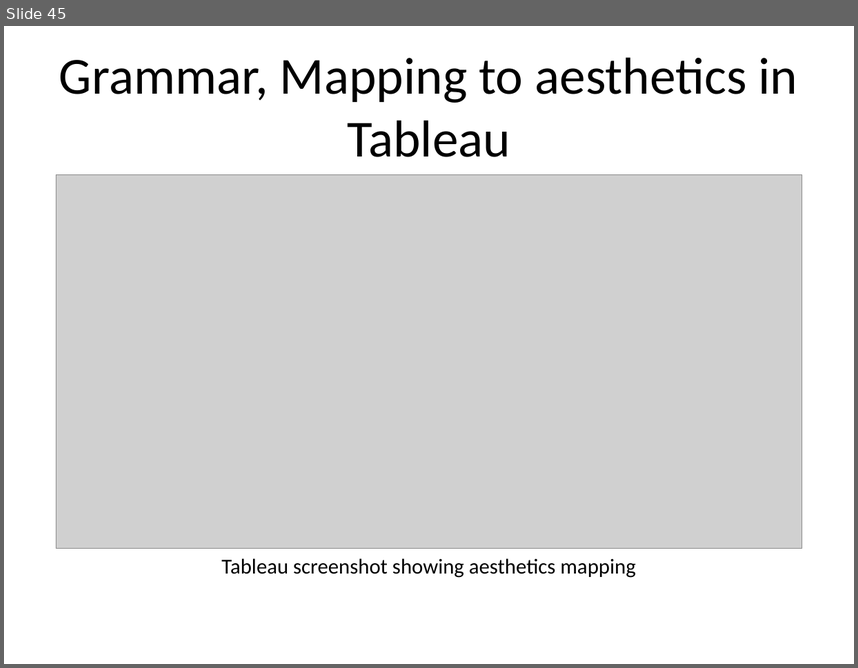
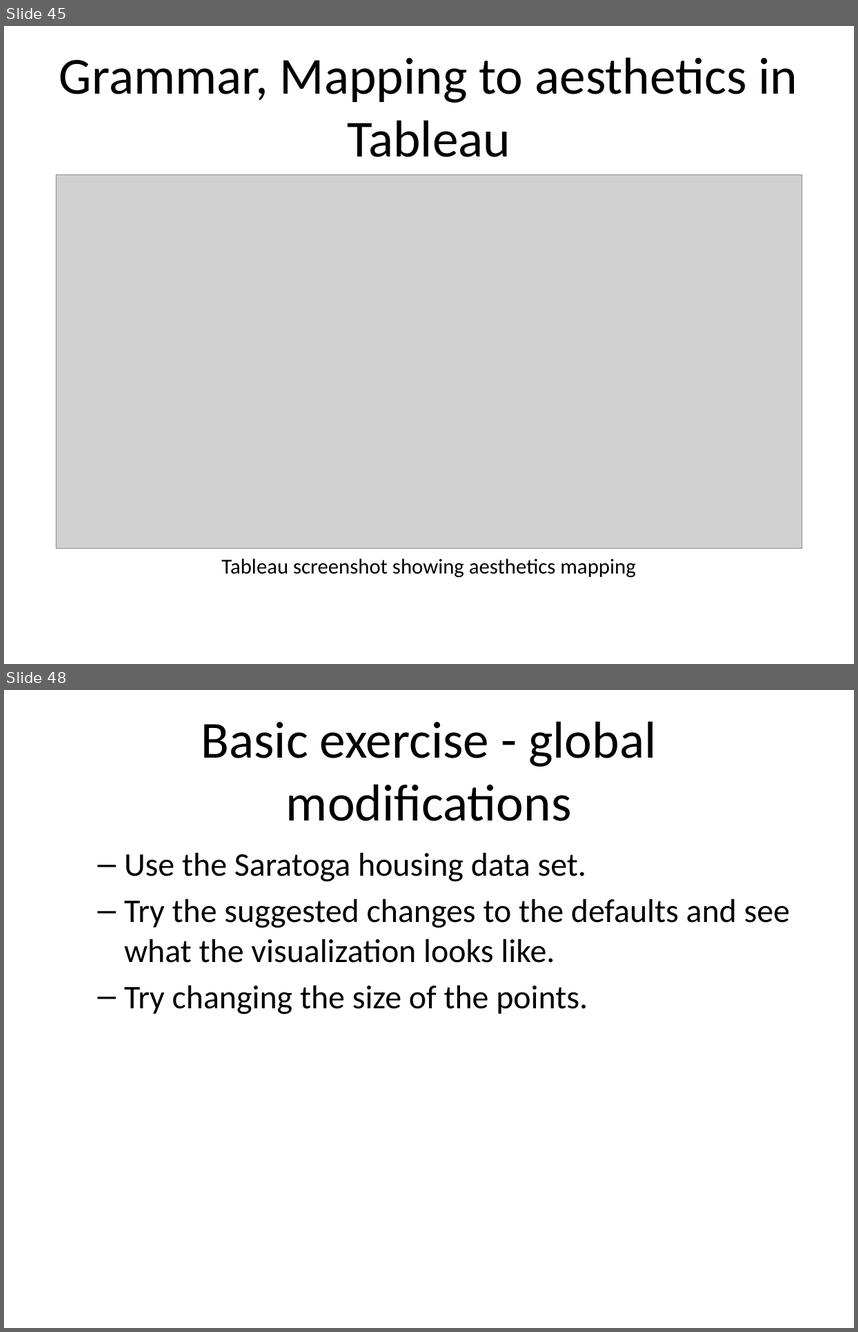
Before and after one commit to pmean/data-visualization, a slide deck: data-viz-01/src/complete-lecture.pptx. Shown one above the other, each under a label of ours: slide 45 before the commit, slides 45 and 48 after it; the slides between them are not shown. The pictures are 858x668 and 858x1332 pixels, drawn with LibreOffice and Linux fonts; fonts in the diff are those of the drawing; grey boxes stand for pictures. Boxes give left, top, right and bottom in pixels: in the first picture for what was removed or moved away, otherwise in the second. Text is boxed around its words. In the diff, an @@ line names an element or a change of style, - is before the commit and + after.

Commit message:
Added recommendations section to data-viz-01

```diff
--- a/data-viz-01/src/complete-lecture.pptx
+++ b/data-viz-01/src/complete-lecture.pptx
@@ slide 48 added at box(4, 690, 854, 1328), background #FFFFFF @@
@@ title added at box(201, 721, 656, 821), 44 pt, text #000000 @@
+Basic exercise - global modifications
@@ text added at box(124, 852, 790, 1014), 28 pt, text #000000 @@
+  – Use the Saratoga housing data set.
+  – Try the suggested changes to the defaults and see what the visualization looks like.
+  – Try changing the size of the points.
```
Also in this commit, not shown: 36 other slides added, 22 other files.
